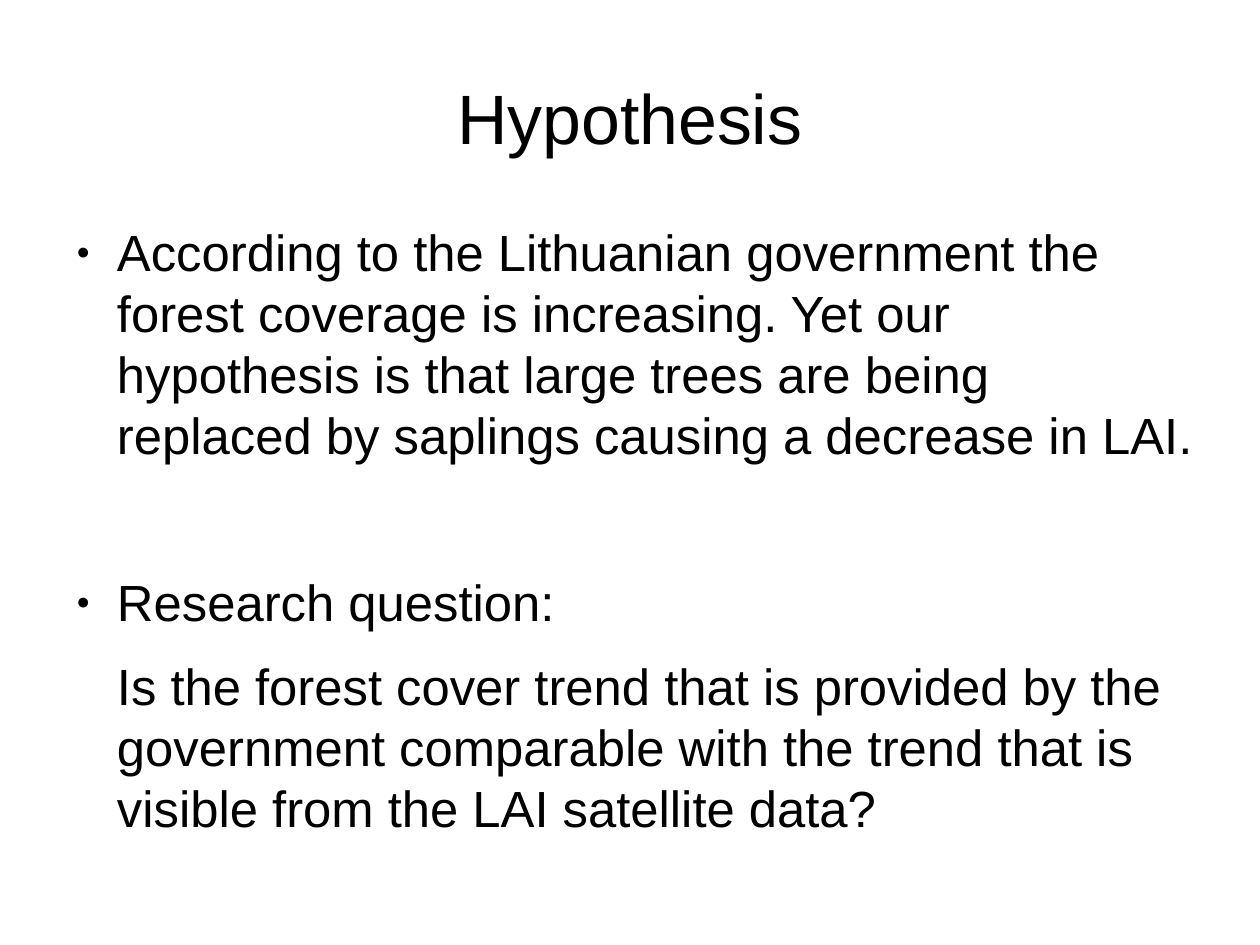
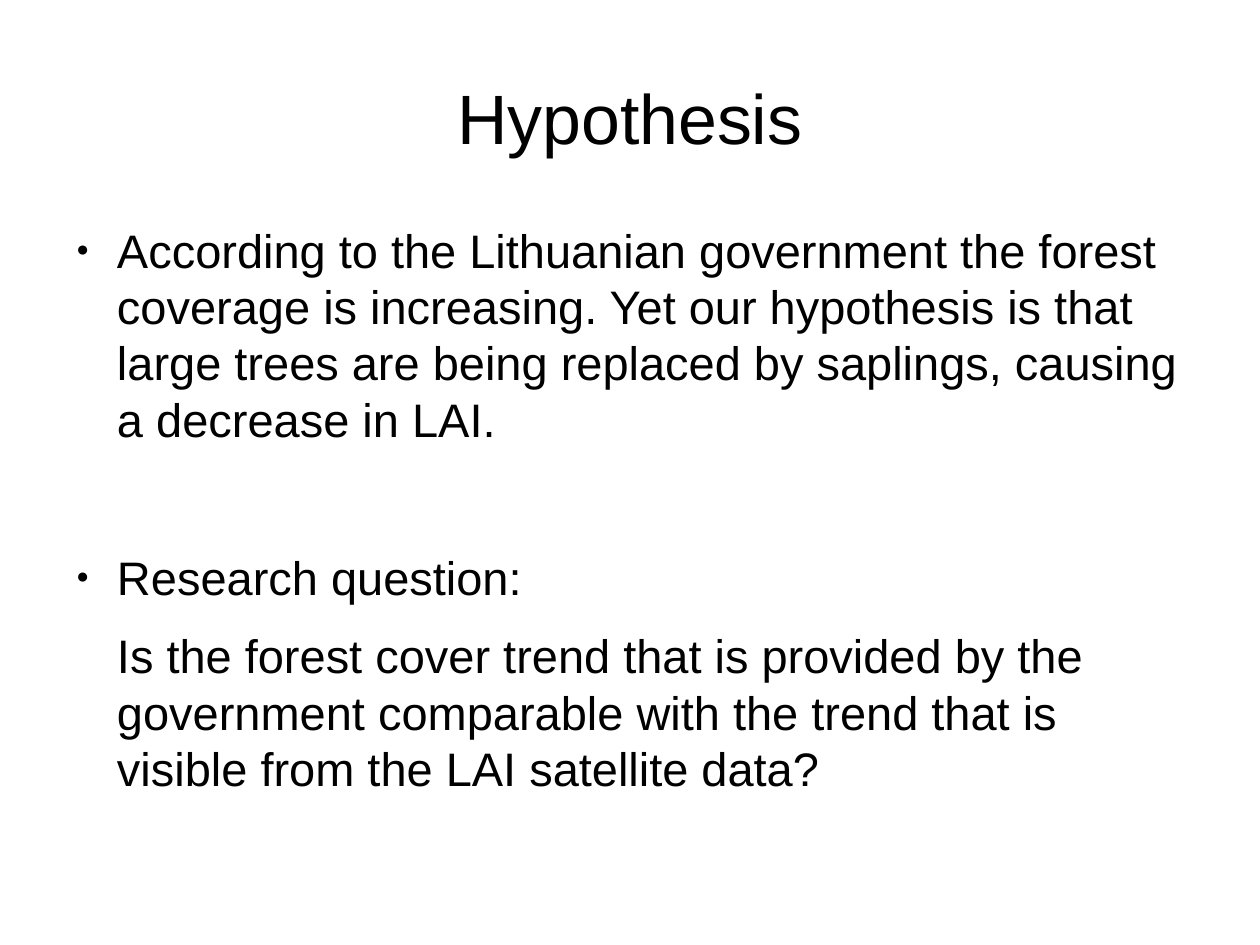
Before and after one commit to GreatEmerald/geoscripting, a slide deck: slide 2 of Project/Presentation/Project presentation.odp. Drawn at 1260x945 pixels with LibreOffice and Linux fonts; fonts in the diff are those of the drawing. Boxes give left, top, right and bottom in pixels: in the first picture for what was removed or moved away, otherwise in the second. Text is boxed around its words. In the diff, an @@ line names an element or a change of style, - is before the commit and + after.

Commit message:
Finished presentation

```diff
--- a/Project/Presentation/Project presentation.odp
+++ b/Project/Presentation/Project presentation.odp
@@ text at <box>117,234,1177,438</box>: text changed; size 32 to 29.6 pt @@
-● According to the Lithuanian government the forest coverage is increasing. Yet our hypothesis is that large trees are being replaced by saplings causing a decrease in LAI.
+● According to the Lithuanian government the forest coverage is increasing. Yet our hypothesis is that large trees are being replaced by saplings, causing a decrease in LAI.
@@ text at <box>117,561,1082,787</box>: size 32 to 29.6 pt in "Research question:", "Is the forest cover trend that is ..." @@
```
Also in this commit, not shown: 1 other slide changed, 1 slide added.
